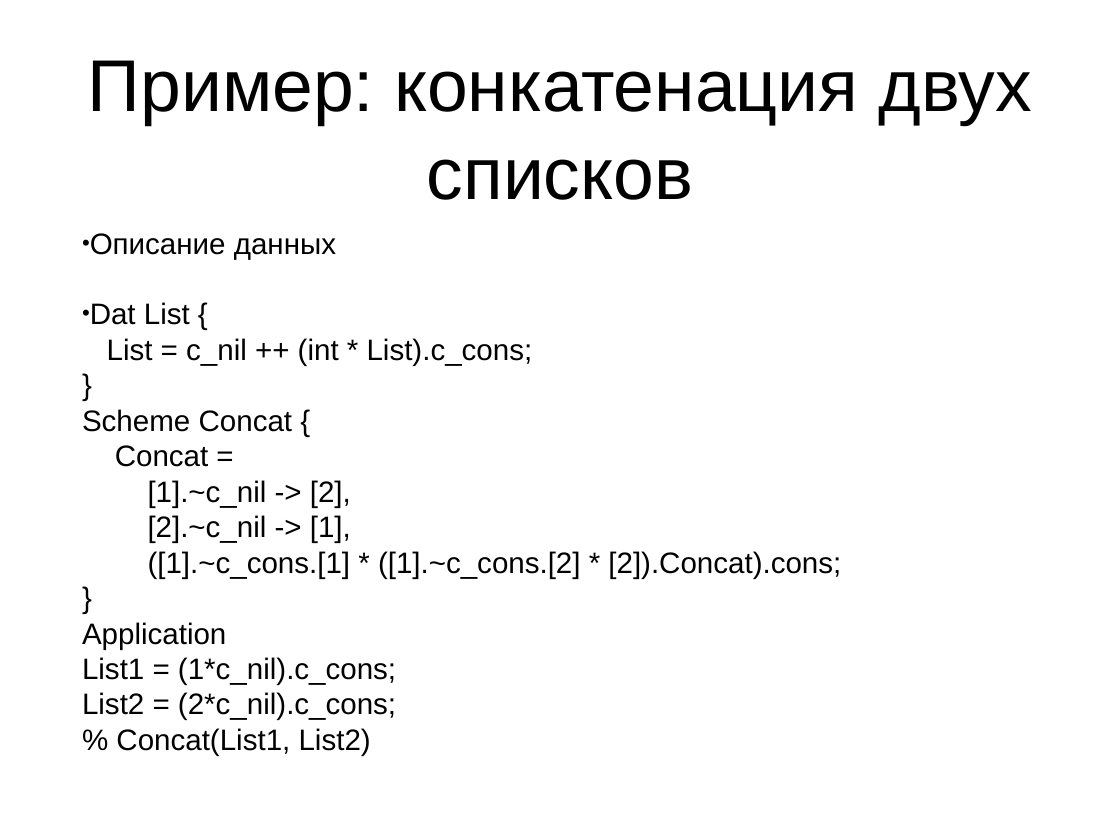
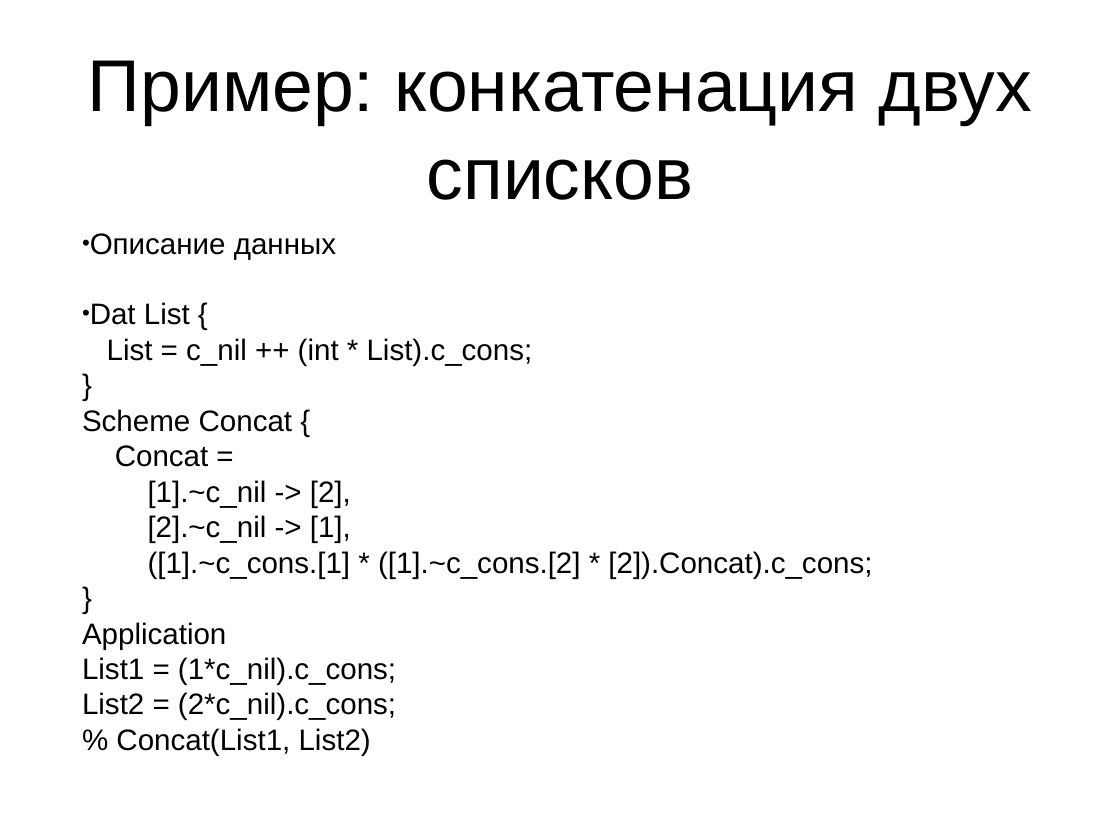
Before and after one commit to Zumisha/Parallel-Programming, a slide deck: slide 30 of Документация/fptl.ppt. Drawn at 1120x840 pixels with LibreOffice and Linux fonts; fonts in the diff are those of the drawing. Boxes give left, top, right and bottom in pixels: in the first picture for what was removed or moved away, otherwise in the second. Text is boxed around its words. In the diff, an @@ line names an element or a change of style, - is before the commit and + after.

```diff
--- a/Документация/fptl.ppt
+++ b/Документация/fptl.ppt
@@ text at <box>82,302,872,756</box>: text changed @@
-• Dat List {
-  List = c_nil ++ (int * List).c_cons;
-  }
-  Scheme Concat {
-  Concat =
-  [1].~c_nil -> [2],
-  [2].~c_nil -> [1],
-  ([1].~c_cons.[1] * ([1].~c_cons.[2] * [2]).Concat).cons;
-  }
-  Application
-  List1 = (1*c_nil).c_cons;
-  List2 = (2*c_nil).c_cons;
-  % Concat(List1, List2)
+• Dat List {
+  List = c_nil ++ (int * List).c_cons;
+  }
+  Scheme Concat {
+  Concat =
+  [1].~c_nil -> [2],
+  [2].~c_nil -> [1],
+  ([1].~c_cons.[1] * ([1].~c_cons.[2] * [2]).Concat).c_cons;
+  }
+  Application
+  List1 = (1*c_nil).c_cons;
+  List2 = (2*c_nil).c_cons;
+  % Concat(List1, List2)
```
Also in this commit, not shown: 11 other slides changed, 1 slide added, 1 slide removed.
